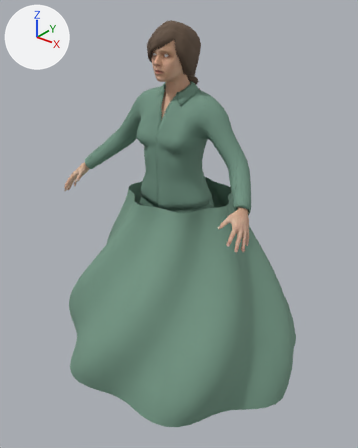
An edit to the glTF model characters/npcs/british/major_woman.glb, drawn before and after from the same camera.
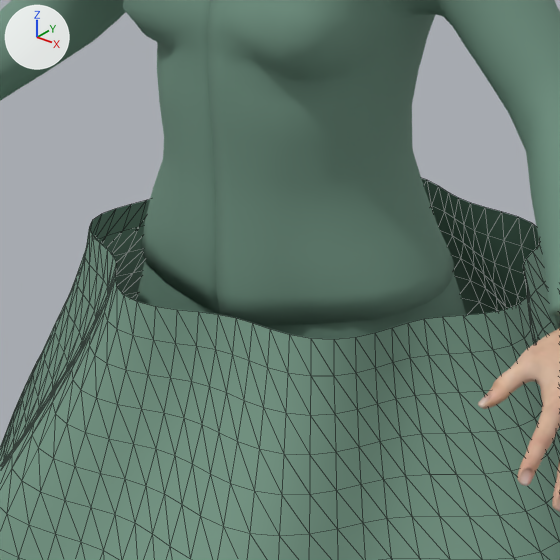
There are two pictures of each version: one whole from a camera (50 mm lens) standing at (1.282, -1.614, 1.72) and looking at (0.01, -0.024, 0.735), one close up on the part from 30% to 66% of the width and 30% to 59% of the height. The lights are fixed; the arrows at upper left show +X, +Y and +Z. The older version's two pictures come first. The close-ups show mesh edges as thin lines.

Objects in the first close-up: 'Companion gathered skirt', 'Companion_MPFB_body_export_cutout', 'Companion_fitted_cloth_base_export_cutout'.
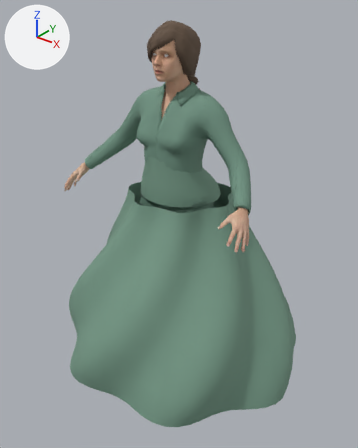
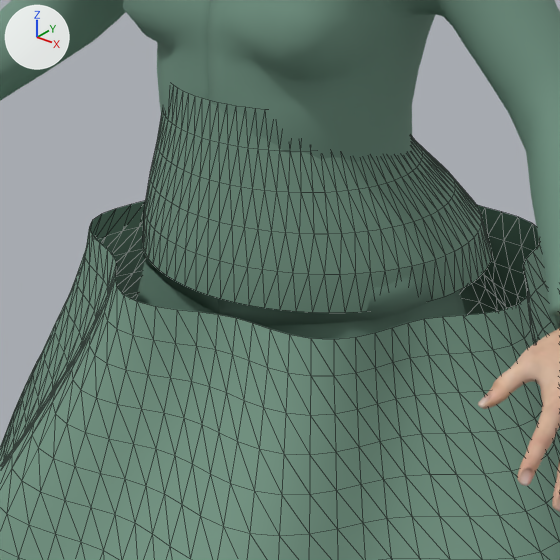
Pixel boxes (x1, y1, x2, y2) of what changed, in the close-ups (560 x 560 px):
'Companion fitted waist transition', added: after (143, 90, 492, 313)

Patch to the scene script:
```diff
--- a/characters/npcs/british/major_woman.glb.py
+++ b/characters/npcs/british/major_woman.glb.py
@@ me_companion_fitted_waist_transition_mesh @@
+me_companion_fitted_waist_transition_mesh.from_pydata(...)  # 432 vertices, 720 faces; spans x -0.183..0.183, y -0.168..0.168, z 0.884..1.078
+me_companion_fitted_waist_transition_mesh.materials.append(mat_major_companion_skirt_cotton_gltf_flat_color)  # greyish green #769986
@@ ob_companion_fitted_waist_transition @@
+ob_companion_fitted_waist_transition = bpy.data.objects.new('Companion fitted waist transition', me_companion_fitted_waist_transition_mesh)
+ob_companion_fitted_waist_transition.location = (0.0, 0.0, 0.0)
```
